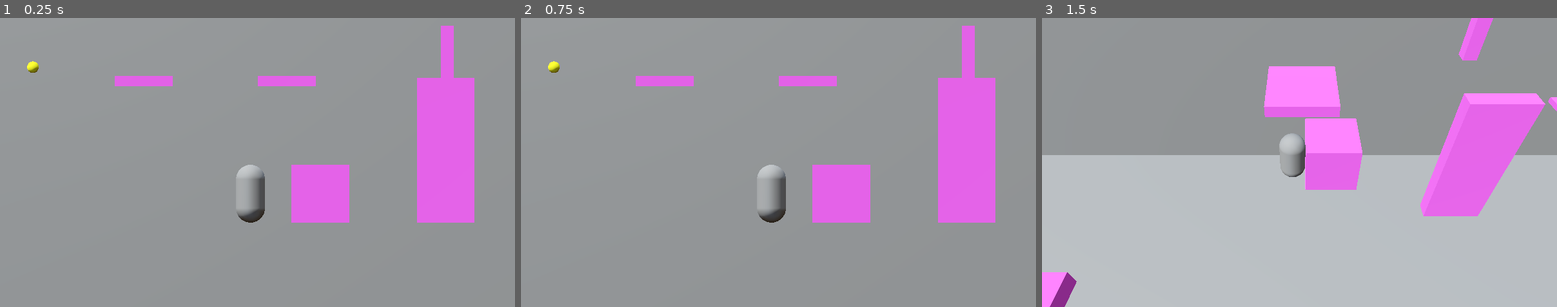
Above: before the commit, frames 1-3 (left to right).
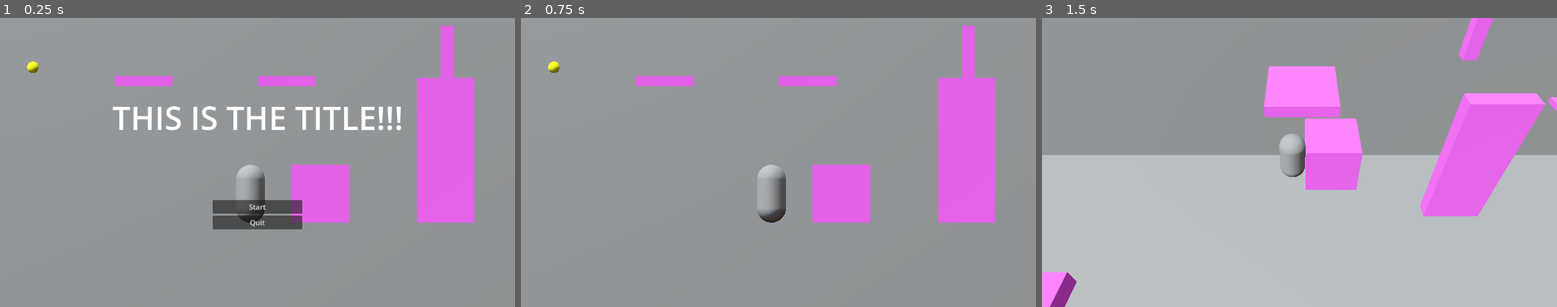
Above: after the commit, the same moments.

Repository: plusonelevel/ld57
Game: Godot game, scene res://scenes/main.tscn
The game is run twice, just before and just after one commit, with the same random seed, the same clock (stepped at 60 frames per second) and the same inputs.
Inputs (mouse positions are in pixels of both pictures, inside the frame that each line leads up to):
- Up to frame 1 (0.25 s): no input
- Up to frame 2 (0.75 s): click (778, 205) at 0.5 s, where only the run after the commit has a clickable "Start"
- Up to frame 3 (1.5 s): tap Enter (ui_accept) at 1.25 s; hold Right (ui_right) from 1.28 s (still down); hold X (toggle_camera) from 1.28 s (still down)

The runs differ from the first frame. In frame 1, 3.2% of the frame differs, in the area x 21-78%, y 30-74%; in frame 2, nothing differs; in frame 3, nothing differs.

Commit message:
add UI, refactor some event handlers

Diff:
--- a/autoloads/game_manager.gd
+++ b/autoloads/game_manager.gd
@@ -1,6 +1,8 @@
 extends Node
 
 signal goal_reached
+signal camera_toggled
+signal game_paused
 
 # Called when the node enters the scene tree for the first time.
 func _ready() -> void:
--- a/autoloads/input_listener.gd
+++ b/autoloads/input_listener.gd
@@ -1,16 +1,11 @@
 extends Node
 
-signal camera_toggled
-
-func _input(event: InputEvent) -> void:
+func _unhandled_input(event: InputEvent) -> void:
 	if event.is_action_pressed("toggle_fullscreen"):
 		if get_window().mode == Window.MODE_FULLSCREEN:
 			get_window().mode = Window.MODE_WINDOWED
 		else:
 			get_window().mode = Window.MODE_FULLSCREEN
 
-	elif event.is_action_pressed("ui_cancel"):
-		get_tree().quit()
-
 	elif event.is_action_pressed("toggle_camera"):
-		camera_toggled.emit()
+		GameManager.camera_toggled.emit()
--- /dev/null
+++ b/hide_on_web.gd
@@ -0,0 +1,6 @@
+extends CanvasItem
+
+# Called when the node enters the scene tree for the first time.
+func _ready() -> void:
+	if OS.get_name() == "Web":
+		hide()
--- a/scenes/character_body_3d.gd
+++ b/scenes/character_body_3d.gd
@@ -8,7 +8,7 @@
 var move_mode := MOVE_MODE.xy
 
 func _init() -> void:
-	InputListener.camera_toggled.connect(toggle_camera)
+	GameManager.camera_toggled.connect(toggle_camera)
 
 func _physics_process(delta: float) -> void:
 	# Add the gravity.
--- a/scenes/main.gd
+++ b/scenes/main.gd
@@ -3,9 +3,9 @@
 @onready var front_cam := $Player/FrontCamera
 @onready var side_cam := $Player/SideCamera
 
-func _init() -> void:
-	#front_cam.current = true
-	InputListener.camera_toggled.connect(toggle_camera)
+func _ready() -> void:
+	GameManager.camera_toggled.connect(toggle_camera)
+	get_tree().paused = true
 
 func toggle_camera():
 	if front_cam.current:
--- a/scenes/main.tscn
+++ b/scenes/main.tscn
@@ -1,8 +1,9 @@
-[gd_scene load_steps=15 format=3 uid="uid://b38wx223fpw4j"]
+[gd_scene load_steps=16 format=3 uid="uid://b38wx223fpw4j"]
 
 [ext_resource type="Script" uid="uid://ctbygvq4rqb8t" path="res://scenes/main.gd" id="1_0wfyh"]
 [ext_resource type="PackedScene" uid="uid://xinswa0lha3x" path="res://scenes/player.tscn" id="2_sugp2"]
 [ext_resource type="PackedScene" uid="uid://wvqsueptq3ju" path="res://scenes/goal.tscn" id="3_sugp2"]
+[ext_resource type="PackedScene" uid="uid://bf40kh3d4wcto" path="res://scenes/ui.tscn" id="4_jyhfs"]
 
 [sub_resource type="ProceduralSkyMaterial" id="ProceduralSkyMaterial_sgp6g"]
 sky_horizon_color = Color(0.662243, 0.671743, 0.686743, 1)
@@ -248,3 +249,5 @@
 
 [node name="Goal" parent="." instance=ExtResource("3_sugp2")]
 transform = Transform3D(0.2, 0, 0, 0, 0.2, 0, 0, 0, 0.2, -5.96555, 2.689, 1.498)
+
+[node name="UI" parent="." instance=ExtResource("4_jyhfs")]
--- /dev/null
+++ b/scenes/ui.gd
@@ -0,0 +1,39 @@
+extends Control
+
+@onready var pause_menu: VBoxContainer = $PauseMenu
+@onready var settings_menu: VBoxContainer = $SettingsMenu
+@onready var start_menu: VBoxContainer = $StartMenu
+
+func _ready() -> void:
+	start_menu.show()
+
+func handle_pause() -> void:
+	pause_menu.visible = !pause_menu.visible
+	get_tree().paused = !get_tree().paused
+
+func _on_quit_button_pressed() -> void:
+	get_tree().quit()
+
+func _on_start_button_pressed() -> void:
+	get_tree().paused = false
+	start_menu.hide()
+	GameManager.game_paused.emit()
+	GameManager.game_paused.connect(handle_pause)
+
+func _on_resume_button_pressed() -> void:
+	GameManager.game_paused.emit()
+
+func _on_restart_button_pressed() -> void:
+	get_tree().reload_current_scene()
+
+func _unhandled_input(event: InputEvent) -> void:
+	if event.is_action_pressed("ui_cancel"):
+		GameManager.game_paused.emit()
+	elif event.is_action_pressed("ui_accept") and start_menu.visible:
+		_on_start_button_pressed()
+
+
+
+func _on_back_button_pressed() -> void:
+	settings_menu.hide()
+	start_menu.show()
--- /dev/null
+++ b/scenes/ui.tscn
@@ -0,0 +1,139 @@
+[gd_scene load_steps=5 format=3 uid="uid://bf40kh3d4wcto"]
+
+[ext_resource type="Script" uid="uid://87kwxphreif4" path="res://scenes/ui.gd" id="1_nt7q6"]
+[ext_resource type="Script" uid="uid://bdta37svqp68f" path="res://hide_on_web.gd" id="2_x4jx1"]
+
+[sub_resource type="SystemFont" id="SystemFont_nt7q6"]
+font_names = PackedStringArray("Courier New")
+font_weight = 700
+
+[sub_resource type="LabelSettings" id="LabelSettings_x4jx1"]
+font = SubResource("SystemFont_nt7q6")
+font_size = 72
+
+[node name="UI" type="Control"]
+process_mode = 3
+layout_mode = 3
+anchors_preset = 15
+anchor_right = 1.0
+anchor_bottom = 1.0
+grow_horizontal = 2
+grow_vertical = 2
+script = ExtResource("1_nt7q6")
+
+[node name="StartMenu" type="VBoxContainer" parent="."]
+visible = false
+custom_minimum_size = Vector2(0, 300)
+layout_mode = 1
+anchors_preset = 8
+anchor_left = 0.5
+anchor_top = 0.5
+anchor_right = 0.5
+anchor_bottom = 0.5
+offset_left = -432.5
+offset_top = -76.0
+offset_right = 432.5
+offset_bottom = 76.0
+grow_horizontal = 2
+grow_vertical = 2
+
+[node name="Title" type="Label" parent="StartMenu"]
+layout_mode = 2
+text = "THIS IS THE TITLE!!!"
+label_settings = SubResource("LabelSettings_x4jx1")
+horizontal_alignment = 1
+vertical_alignment = 1
+
+[node name="VBoxContainer" type="VBoxContainer" parent="StartMenu"]
+custom_minimum_size = Vector2(200, 0)
+layout_mode = 2
+size_flags_horizontal = 4
+size_flags_vertical = 10
+
+[node name="StartButton" type="Button" parent="StartMenu/VBoxContainer"]
+layout_mode = 2
+text = "Start"
+
+[node name="QuitButton" type="Button" parent="StartMenu/VBoxContainer"]
+layout_mode = 2
+text = "Quit"
+script = ExtResource("2_x4jx1")
+
+[node name="PauseMenu" type="VBoxContainer" parent="."]
+visible = false
+custom_minimum_size = Vector2(200, 0)
+layout_mode = 1
+anchors_preset = 7
+anchor_left = 0.5
+anchor_top = 1.0
+anchor_right = 0.5
+anchor_bottom = 1.0
+offset_left = -35.0
+offset_top = -240.0
+offset_right = 35.0
+offset_bottom = -174.0
+grow_horizontal = 2
+grow_vertical = 0
+
+[node name="ResumeButton" type="Button" parent="PauseMenu"]
+layout_mode = 2
+text = "Resume"
+
+[node name="RestartButton" type="Button" parent="PauseMenu"]
+layout_mode = 2
+text = "Restart"
+
+[node name="QuitButton" type="Button" parent="PauseMenu"]
+layout_mode = 2
+text = "Quit"
+script = ExtResource("2_x4jx1")
+
+[node name="SettingsMenu" type="VBoxContainer" parent="."]
+visible = false
+custom_minimum_size = Vector2(200, 0)
+layout_mode = 1
+anchors_preset = 8
+anchor_left = 0.5
+anchor_top = 0.5
+anchor_right = 0.5
+anchor_bottom = 0.5
+offset_left = -100.0
+offset_top = 49.0
+offset_right = 100.0
+offset_bottom = 89.0
+grow_horizontal = 2
+grow_vertical = 2
+
+[node name="AudioSettings" type="Panel" parent="SettingsMenu"]
+custom_minimum_size = Vector2(200, 100)
+layout_mode = 2
+size_flags_vertical = 3
+
+[node name="Master" type="HBoxContainer" parent="SettingsMenu/AudioSettings"]
+layout_mode = 1
+anchors_preset = 10
+anchor_right = 1.0
+offset_bottom = 23.0
+grow_horizontal = 2
+
+[node name="Label" type="Label" parent="SettingsMenu/AudioSettings/Master"]
+layout_mode = 2
+text = "Master"
+
+[node name="HSlider" type="HSlider" parent="SettingsMenu/AudioSettings/Master"]
+clip_contents = true
+layout_mode = 2
+size_flags_horizontal = 3
+tick_count = 10
+ticks_on_borders = true
+
+[node name="BackButton" type="Button" parent="SettingsMenu"]
+layout_mode = 2
+text = "Back"
+
+[connection signal="pressed" from="StartMenu/VBoxContainer/StartButton" to="." method="_on_start_button_pressed"]
+[connection signal="pressed" from="StartMenu/VBoxContainer/QuitButton" to="." method="_on_quit_button_pressed"]
+[connection signal="pressed" from="PauseMenu/ResumeButton" to="." method="_on_resume_button_pressed"]
+[connection signal="pressed" from="PauseMenu/RestartButton" to="." method="_on_restart_button_pressed"]
+[connection signal="pressed" from="PauseMenu/QuitButton" to="." method="_on_quit_button_pressed"]
+[connection signal="pressed" from="SettingsMenu/BackButton" to="." method="_on_back_button_pressed"]
Not shown, added: hide_on_web.gd.uid
Not shown, added: scenes/ui.gd.uid
